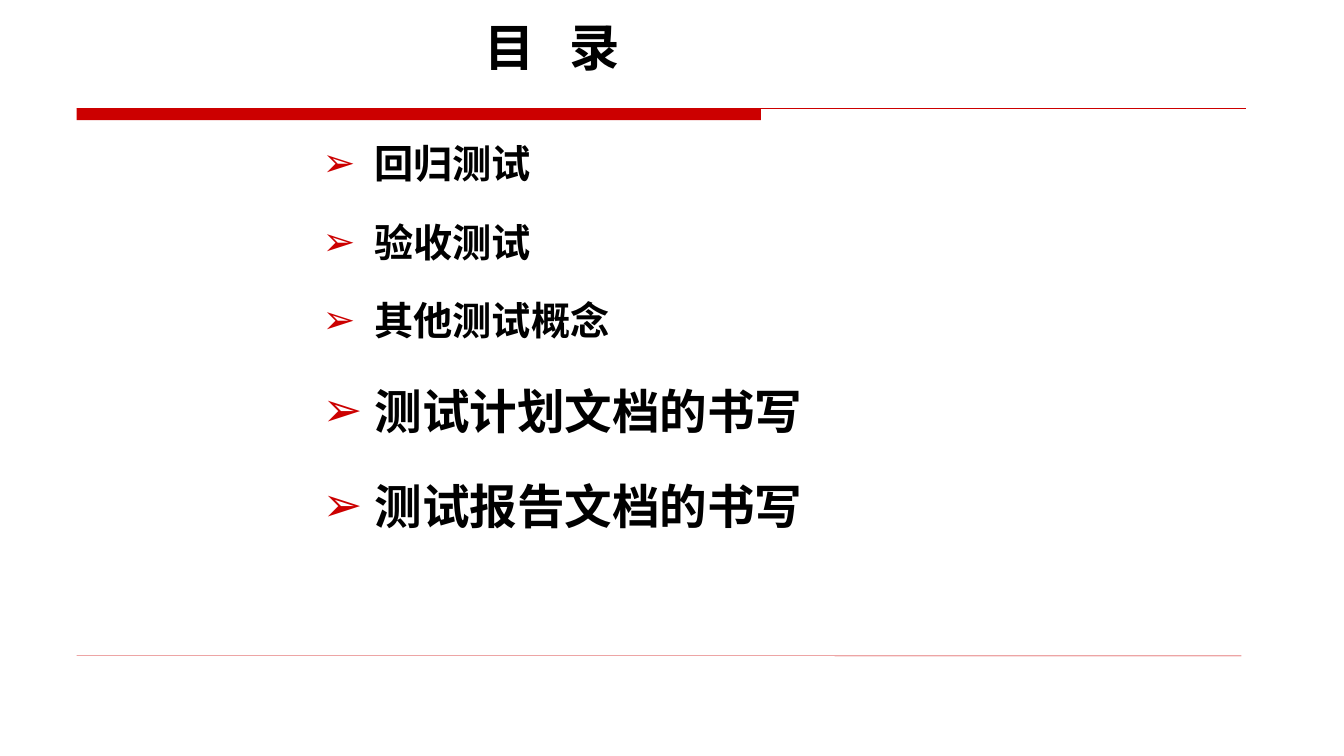
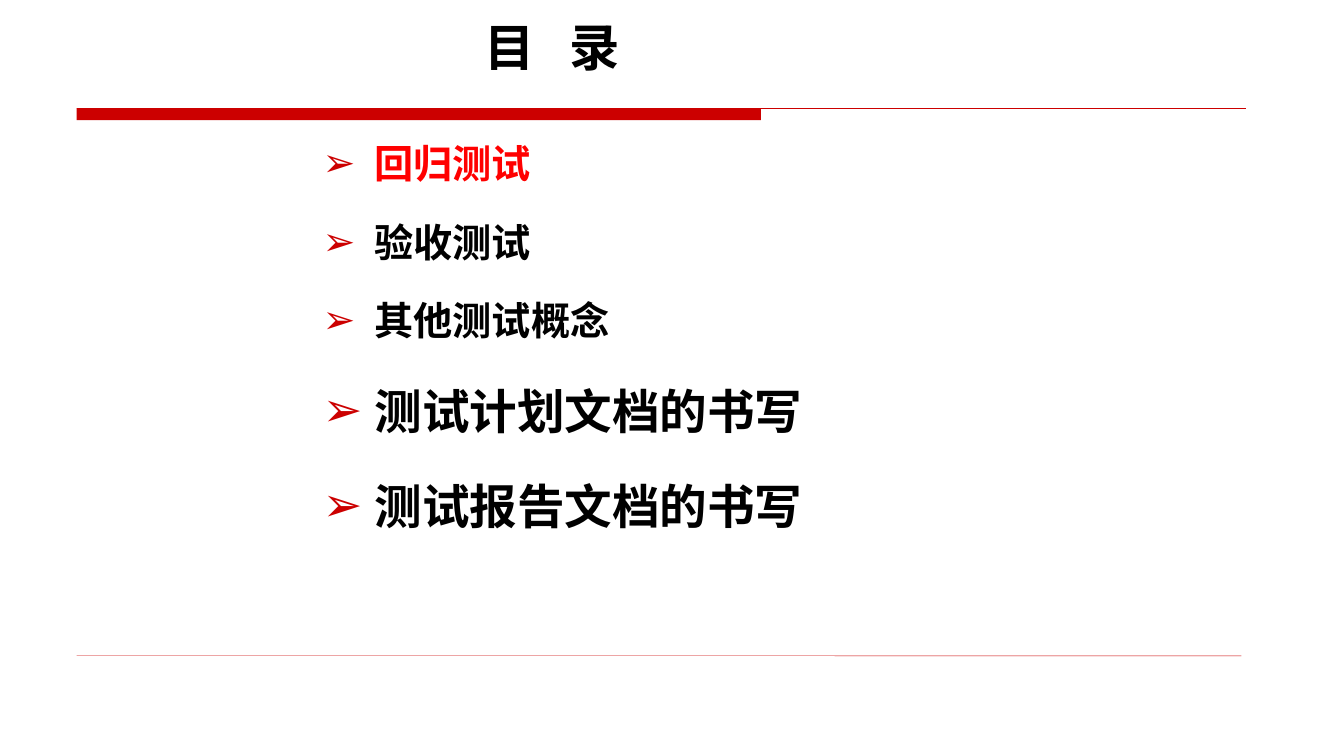
Before and after one commit to edu2act/course-foundation-software-tesing, a slide deck: slide 2 of materials/slides/11.1.pptx. Drawn at 1344x756 pixels with LibreOffice and Linux fonts; fonts in the diff are those of the drawing. Boxes give left, top, right and bottom in pixels: in the first picture for what was removed or moved away, otherwise in the second. Text is boxed around its words. In the diff, an @@ line names an element or a change of style, - is before the commit and + after.

Commit message:
白盒测试实践

```diff
--- a/materials/slides/11.1.pptx
+++ b/materials/slides/11.1.pptx
@@ text at (375, 144, 532, 182): text colour #000000 to #FF0000 in "回归测试" @@
```
Also in this commit, not shown: 5 other slides changed, 8 slides added, 2 other files.
